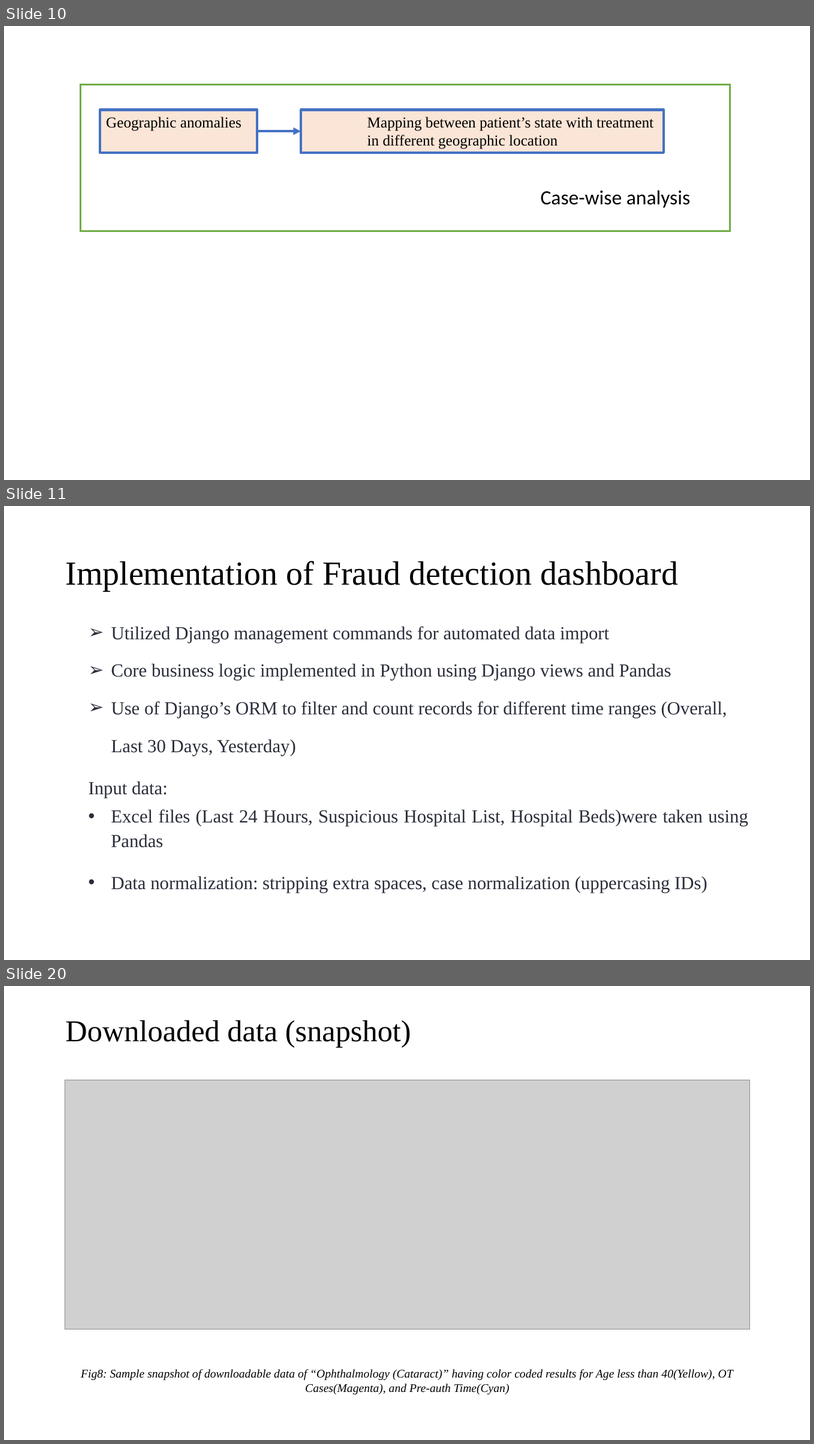
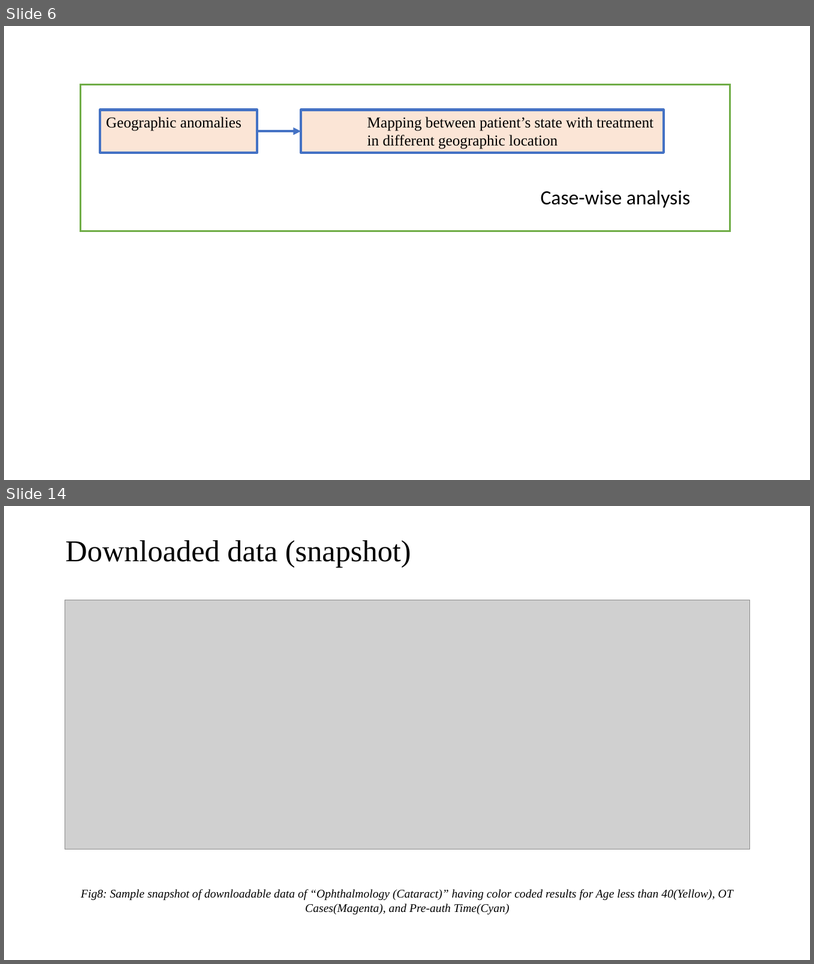
Before and after one commit to Sheepy01/pmjay_fraud_dashboard, a slide deck: Progress Presentation/Fraud_detection_dashboard_presentation_1.pptx. Shown one above the other, each under a label of ours: slides 10, 11 and 20 before the commit, slides 6 and 14 after it; the slides between them are not shown. The pictures are 814x1444 and 814x964 pixels, drawn with LibreOffice and Linux fonts; fonts in the diff are those of the drawing; grey boxes stand for pictures. Boxes give left, top, right and bottom in pixels: in the first picture for what was removed or moved away, otherwise in the second. Text is boxed around its words. In the diff, an @@ line names an element or a change of style, - is before the commit and + after.

```diff
--- a/Progress Presentation/Fraud_detection_dashboard_presentation_1.pptx
+++ b/Progress Presentation/Fraud_detection_dashboard_presentation_1.pptx
@@ slide 11 removed at [4, 506, 810, 960], background #FFFFFF @@
@@ title removed at [65, 561, 679, 591] @@
-Implementation of Fraud detection dashboard
@@ text removed at [89, 626, 749, 892] @@
-  ➢ Utilized Django management commands for automated data import
-  ➢ Core business logic implemented in Python using Django views and Pandas
-  ➢ Use of Django’s ORM to filter and count records for different time ranges (Overall, Last 30 Days, Yesterday)
-  Input data:
-  • Excel files (Last 24 Hours, Suspicious Hospital List, Hospital Beds)were taken using Pandas
-  • Data normalization: stripping extra spaces, case normalization (uppercasing IDs)
@@ what was slide 10 is now slide 6 @@
@@ what was slide 20 is now slide 14 @@
```
Also in this commit, not shown: 12 slides changed, 5 other slides removed, 17 other files.
